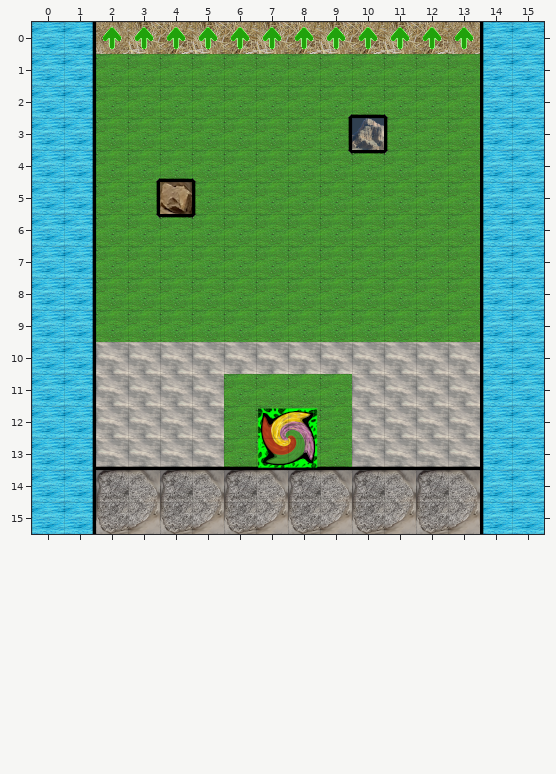
Two versions of a level (Tiled map, assets/tile/level0.tmx). That is the earlier state.
Cells are 32x32 px. Shown: x 0..15, y 0..15.
Once edited:
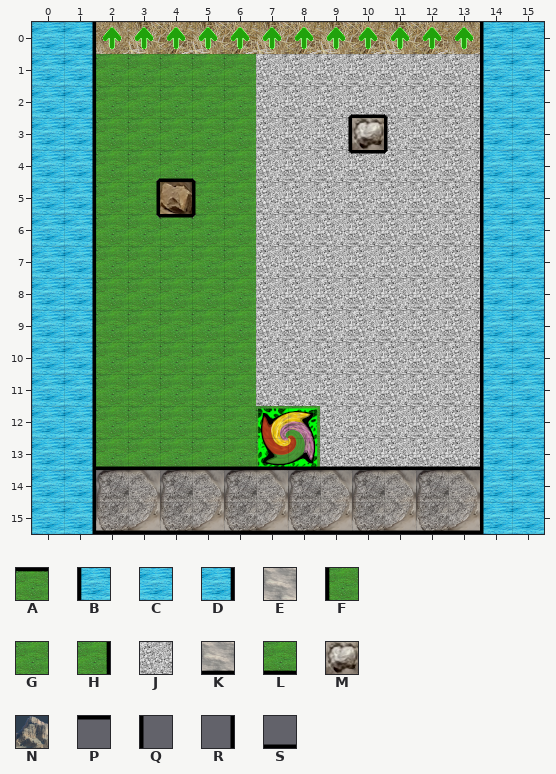
Key: from "ground_set": A 7, B 16, C 17, D 18, E 20, F 22, G 23, H 24, J 27, K 36, L 39, M 55, N 86, P 193, Q 208, R 210, S 225.
_ is an empty cell, # one hidden under a higher layer.
Tiles of an added or newly shown layer are drawn over the layers below it.
Change:
Layer "water" (added):
y 0..15: x 1 _ -> C; x 14 _ -> C
Layer "bottom":
y 0: x 1 # -> _; x 14 B -> _
y 1: x 1 # -> _; x 7..14 GGGGGGGB -> JJJJJJJ_
y 2: x 1 # -> _; x 7..14 GGGLGGGB -> JJJJJJJ_
y 3: x 1 # -> _; x 7..9 GGH -> JJJ; x 11..14 FGGB -> JJJ_
y 4: x 1 # -> _; x 4 L -> G; x 7..14 GGGAGGGB -> JJJJJJJ_
y 5: x 1 # -> _; x 3 H -> G; x 5 F -> G; x 7..14 GGGGGGGB -> JJJJJJJ_
y 6: x 1 # -> _; x 4 A -> G; x 7..14 GGGGGGGB -> JJJJJJJ_
y 7..9: x 1 # -> _; x 7..14 GGGGGGGB -> JJJJJJJ_
y 10: x 1..14 #EEEEEEEEEEEEB -> _GGGGGJJJJJJJ_
y 11: x 1..5 #EEEE -> _GGGG; x 7..14 GGGEEEEB -> JJJJJJJ_
y 12: x 1..5 #EEEE -> _GGGG; x 9..14 GEEEEB -> JJJJJ_
y 13: x 1..14 #KKKKLLLLKKKKB -> _GGGGGGGJJJJJ_
y 14..15: x 1 # -> _; x 14 B -> _
Layer "surface":
y 0..1: x 1 D -> R; x 14 _ -> Q
y 2: x 1 D -> R; x 10 _ -> S; x 14 _ -> Q
y 3: x 1 D -> R; x 9..11 _N_ -> RMQ; x 14 _ -> Q
y 4: x 1 D -> R; x 4 _ -> S; x 10 _ -> P; x 14 _ -> Q
y 5: x 1 D -> R; x 3 _ -> R; x 5 _ -> Q; x 14 _ -> Q
y 6: x 1 D -> R; x 4 _ -> P; x 14 _ -> Q
y 7..12: x 1 D -> R; x 14 _ -> Q
y 13: x 1..6 D_____ -> RSSSSS; x 9..14 ______ -> SSSSSQ
y 14: x 1 D -> R; x 14 _ -> Q
y 15: x 1..14 D_____________ -> RSSSSSSSSSSSSQ
Layer "border" (added):
y 13: x 7..8 __ -> SS
Changed places in both pictures, as pixel boxes (x1, y1, x2, y2):
changed: (92, 22, 484, 534)
